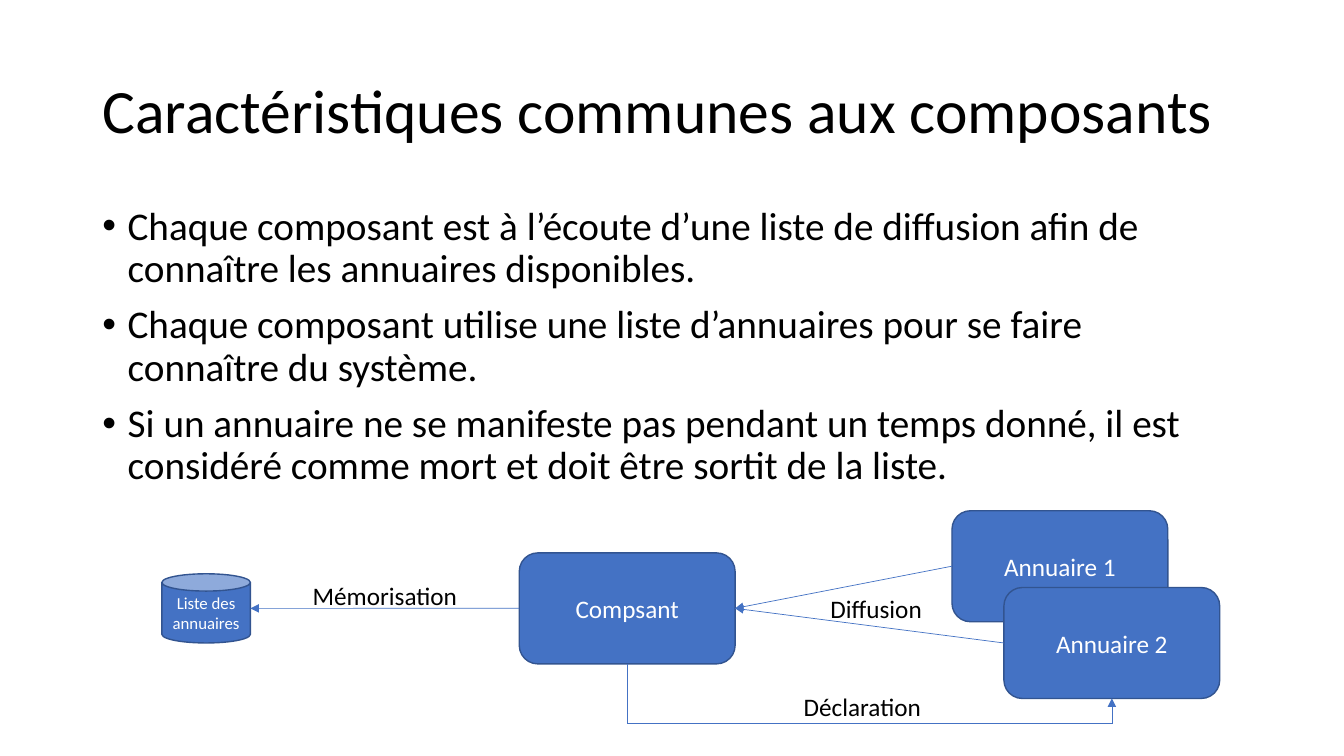
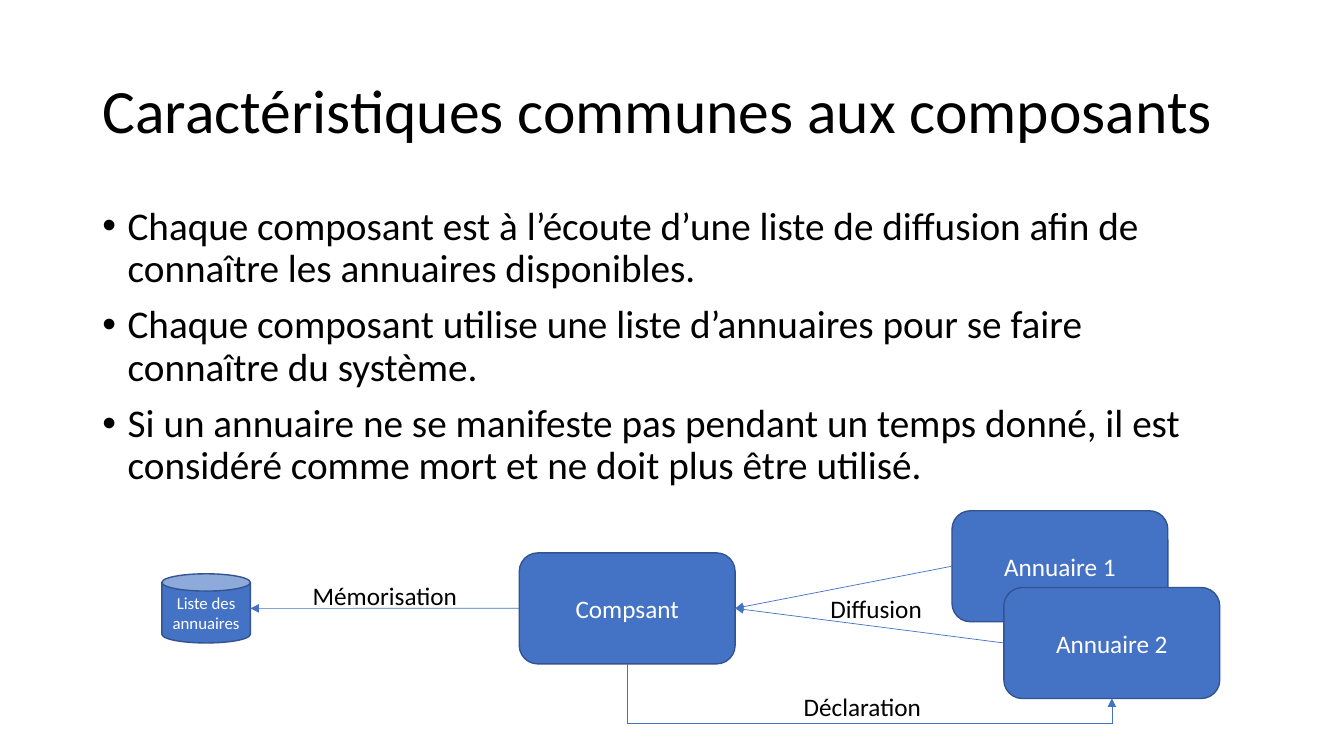
Before and after one commit to apulcino/MSAFO, a slide deck: slide 6 of maquette.pptx. Drawn at 1344x756 pixels with LibreOffice and Linux fonts; fonts in the diff are those of the drawing. Boxes give left, top, right and bottom in pixels: in the first picture for what was removed or moved away, otherwise in the second. Text is boxed around its words. In the diff, an @@ line names an element or a change of style, - is before the commit and + after.

```diff
--- a/maquette.pptx
+++ b/maquette.pptx
@@ text at <box>128,409,1179,486</box>: text changed @@
-• Si un annuaire ne se manifeste pas pendant un temps donné, il est considéré comme mort et doit être sortit de la liste.
+• Si un annuaire ne se manifeste pas pendant un temps donné, il est considéré comme mort et ne doit plus être utilisé.
```
Also in this commit, not shown: 4 other slides changed.
